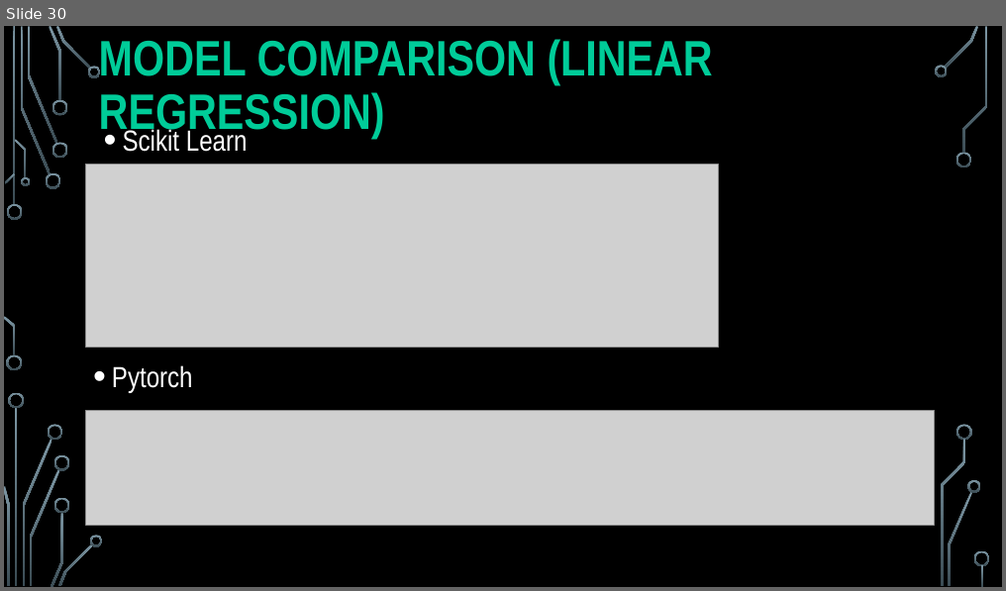
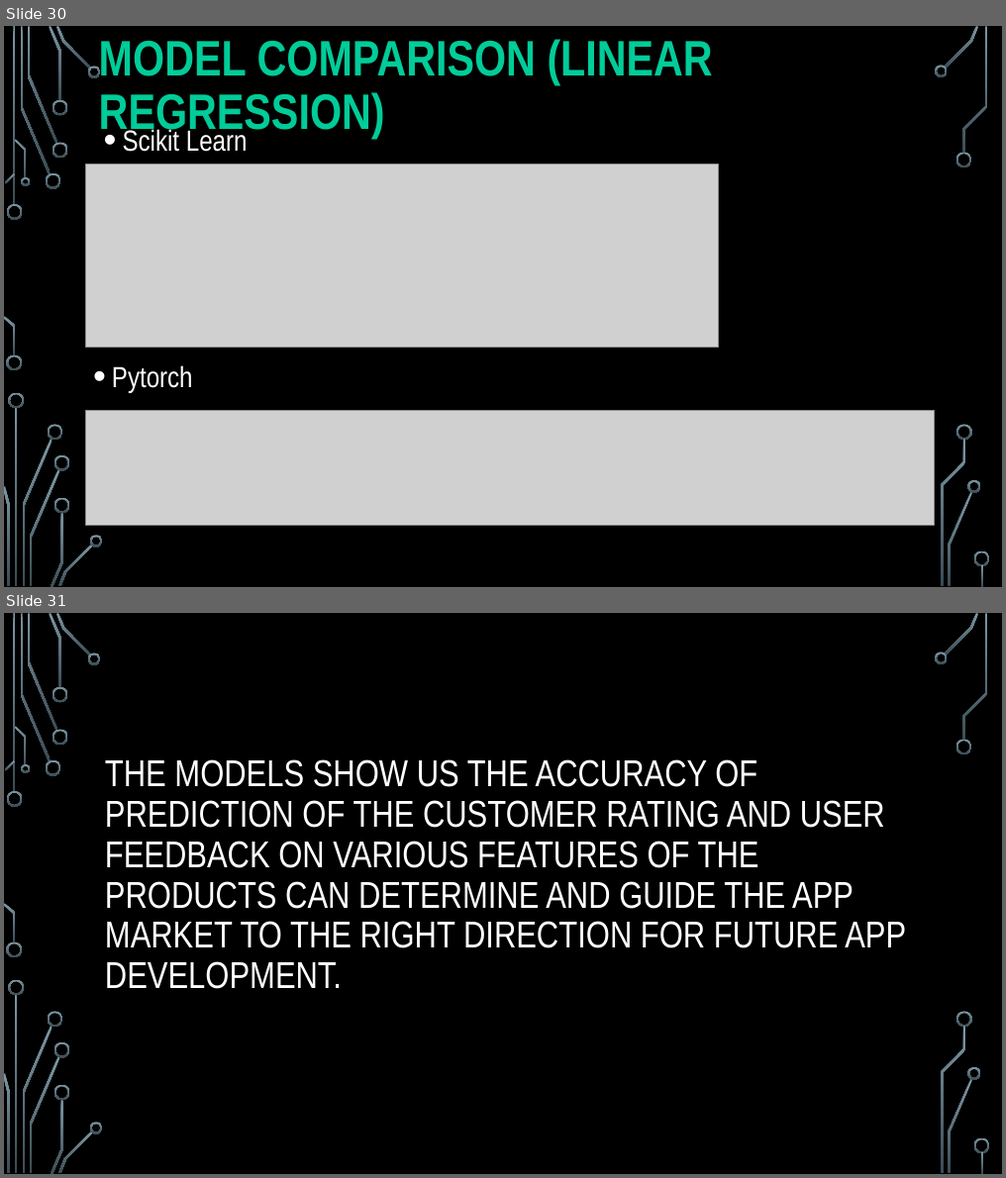
Before and after one commit to tasnuvaairen/Final-Project-ML, a slide deck: Google_app.pptx. Shown one above the other, each under a label of ours: slide 30 before the commit, slides 30 and 31 after it. The pictures are 1006x591 and 1006x1178 pixels, drawn with LibreOffice and Linux fonts; fonts in the diff are those of the drawing; grey boxes stand for pictures; background and template pictures are left out. Boxes give left, top, right and bottom in pixels: in the first picture for what was removed or moved away, otherwise in the second. Text is boxed around its words. In the diff, an @@ line names an element or a change of style, - is before the commit and + after.

```diff
--- a/Google_app.pptx
+++ b/Google_app.pptx
@@ slide 31 added at (4,613,1002,1174), background picture (left out); not listed: 36 template elements that a slide beside it also shows @@
@@ title added at (105,760,906,989), 36 pt, text #FFFFFF @@
+THE MODELS SHOW US THE ACCURACY OF PREDICTION OF THE CUSTOMER RATING AND USER FEEDBACK ON VARIOUS FEATURES OF THE PRODUCTS CAN DETERMINE AND GUIDE THE APP MARKET TO THE RIGHT DIRECTION FOR FUTURE APP DEVELOPMENT.
```
Also in this commit, not shown: 1 other slide added, 1 slide removed, 1 other file.
